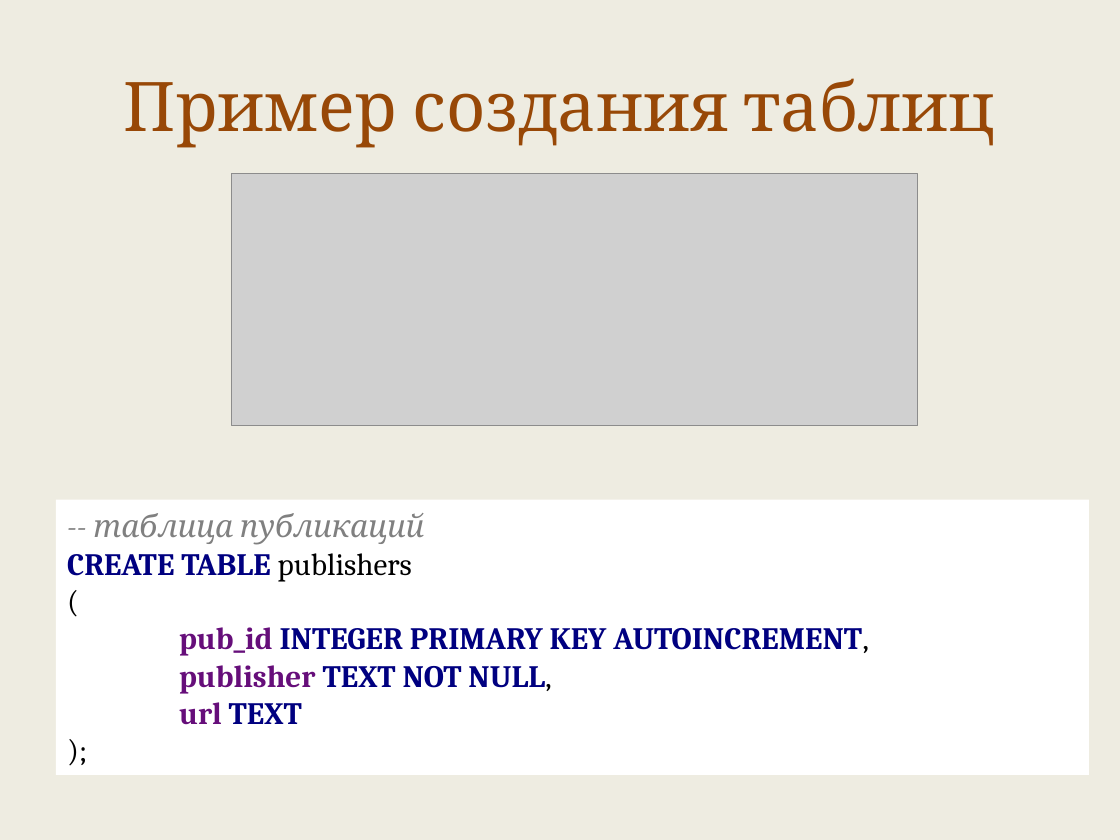
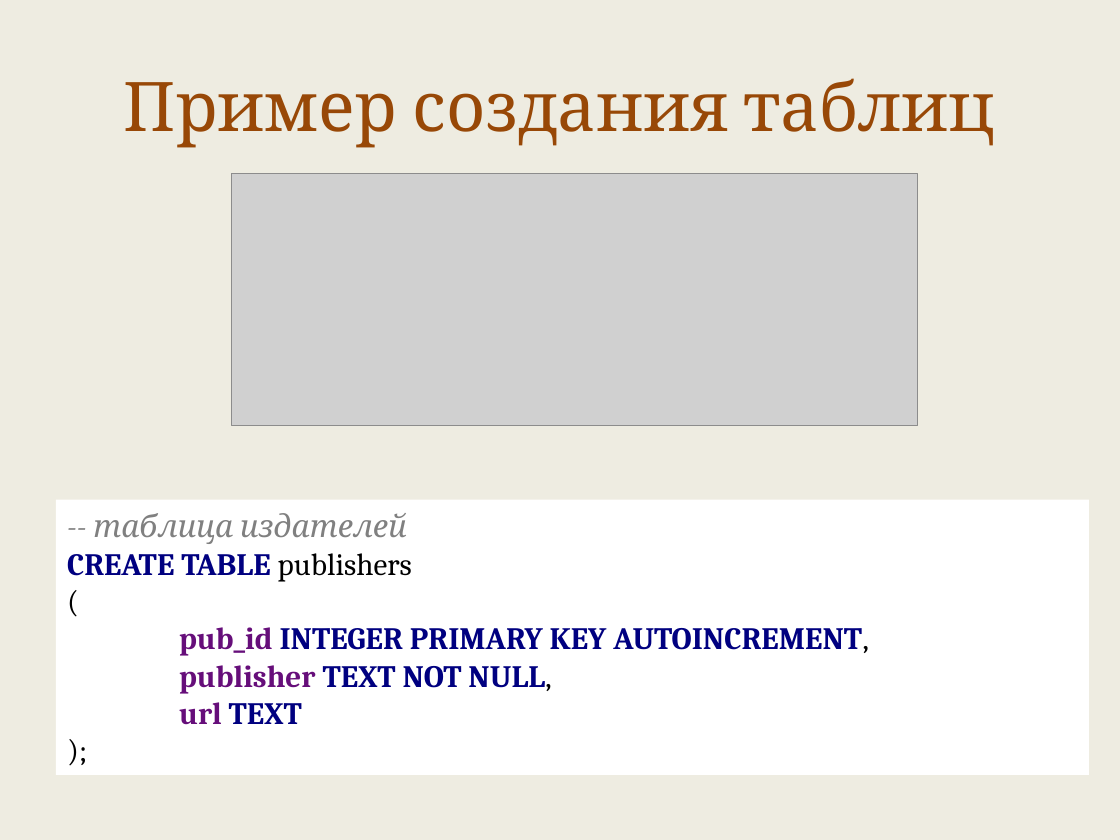
Before and after one commit to maxchv/LearnPython, a slide deck: slide 22 of week12/sql.pptx. Drawn at 1120x840 pixels with LibreOffice and Linux fonts; fonts in the diff are those of the drawing; grey boxes stand for pictures. Boxes give left, top, right and bottom in pixels: in the first picture for what was removed or moved away, otherwise in the second. Text is boxed around its words. In the diff, an @@ line names an element or a change of style, - is before the commit and + after.

```diff
--- a/week12/sql.pptx
+++ b/week12/sql.pptx
@@ text in rectangle at [93,513,407,544]: text changed @@
--- таблица публикаций
+-- таблица издателей
```
Also in this commit, not shown: 11 other slides changed, 1 slide added, 3 other files.
